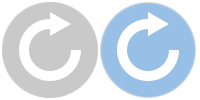
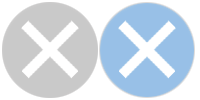
Revision of a layered w=200, h=100 image; what changed, layer by layer:
added layer "quit out" above "quit down" over <box>19,12,81,81</box>
added layer "quit down" above "restart out" over <box>99,2,195,98</box>
hid "restart out" over <box>19,12,81,81</box>
hid "restart down" over <box>100,2,196,98</box>
